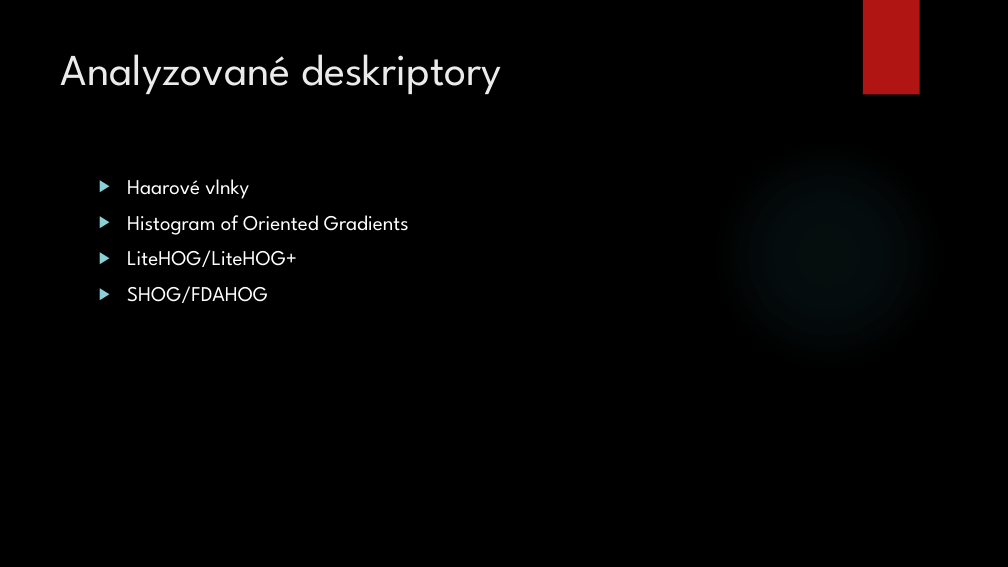
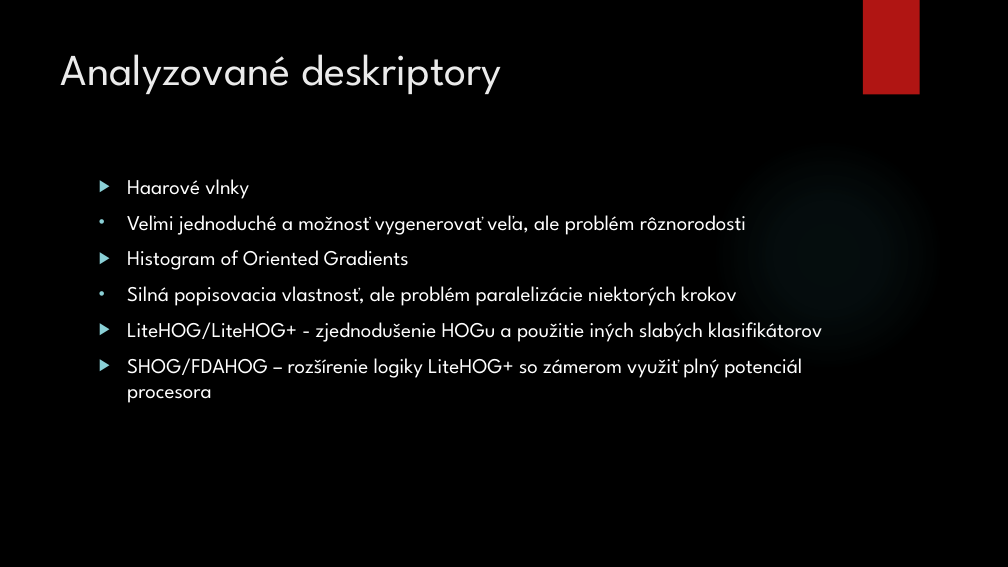
Before and after one commit to killerwife/IngProjekt, a slide deck: slide 5 of Diplomova Praca/PrezentaciaStatnice.pptx. Drawn at 1008x567 pixels with LibreOffice and Linux fonts; fonts in the diff are those of the drawing; background and template pictures are left out. Boxes give left, top, right and bottom in pixels: in the first picture for what was removed or moved away, otherwise in the second. Text is boxed around its words. In the diff, an @@ line names an element or a change of style, - is before the commit and + after.

```diff
--- a/Diplomova Praca/PrezentaciaStatnice.pptx
+++ b/Diplomova Praca/PrezentaciaStatnice.pptx
@@ text at (x1=127, y1=215, x2=746, y2=235): paragraph added @@
+• Veľmi jednoduché a možnosť vygenerovať veľa, ale problém rôznorodosti
@@ text at (x1=127, y1=286, x2=822, y2=403): text changed @@
-▶ LiteHOG/LiteHOG+
-▶ SHOG/FDAHOG
+• Silná popisovacia vlastnosť, ale problém paralelizácie niektorých krokov
+▶ LiteHOG/LiteHOG+ - zjednodušenie HOGu a použitie iných slabých klasifikátorov
+▶ SHOG/FDAHOG – rozšírenie logiky LiteHOG+ so zámerom využiť plný potenciál procesora
```
Also in this commit, not shown: 4 other slides changed, 5 slides added, 3 slides removed, 1 other file.
